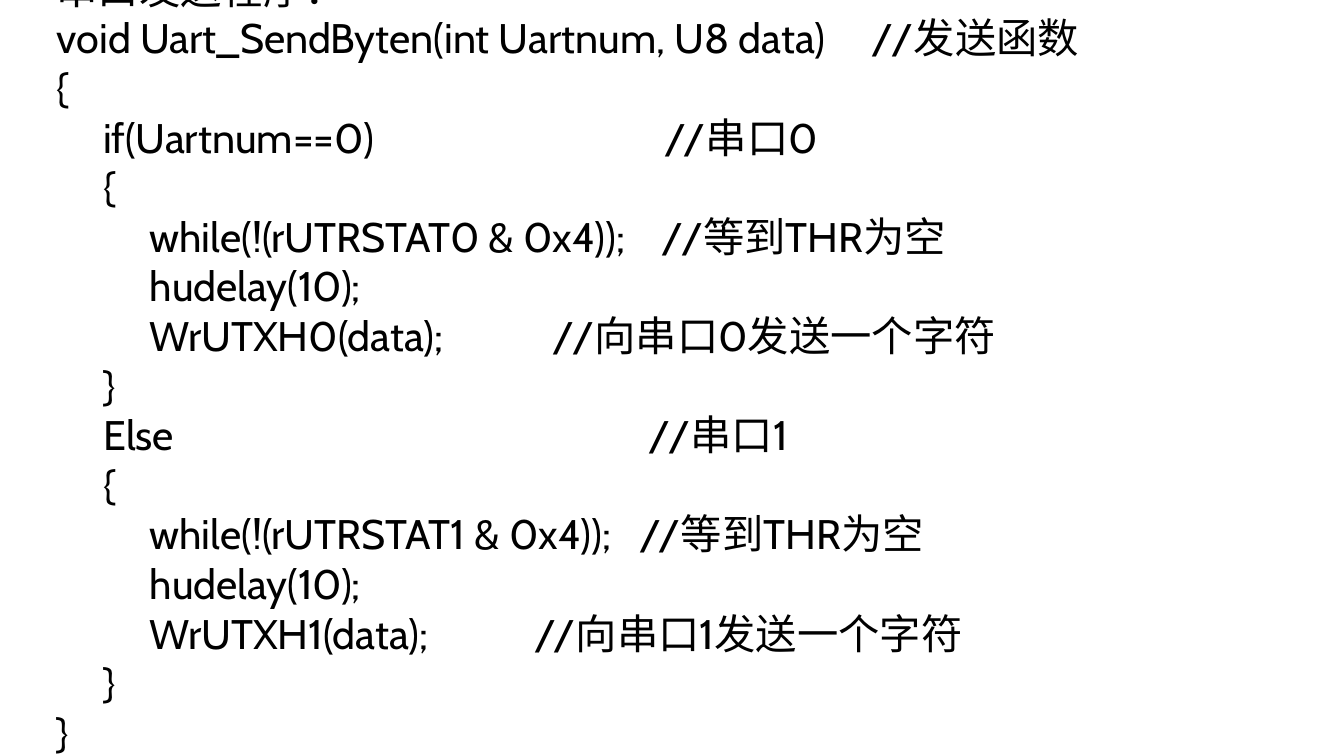
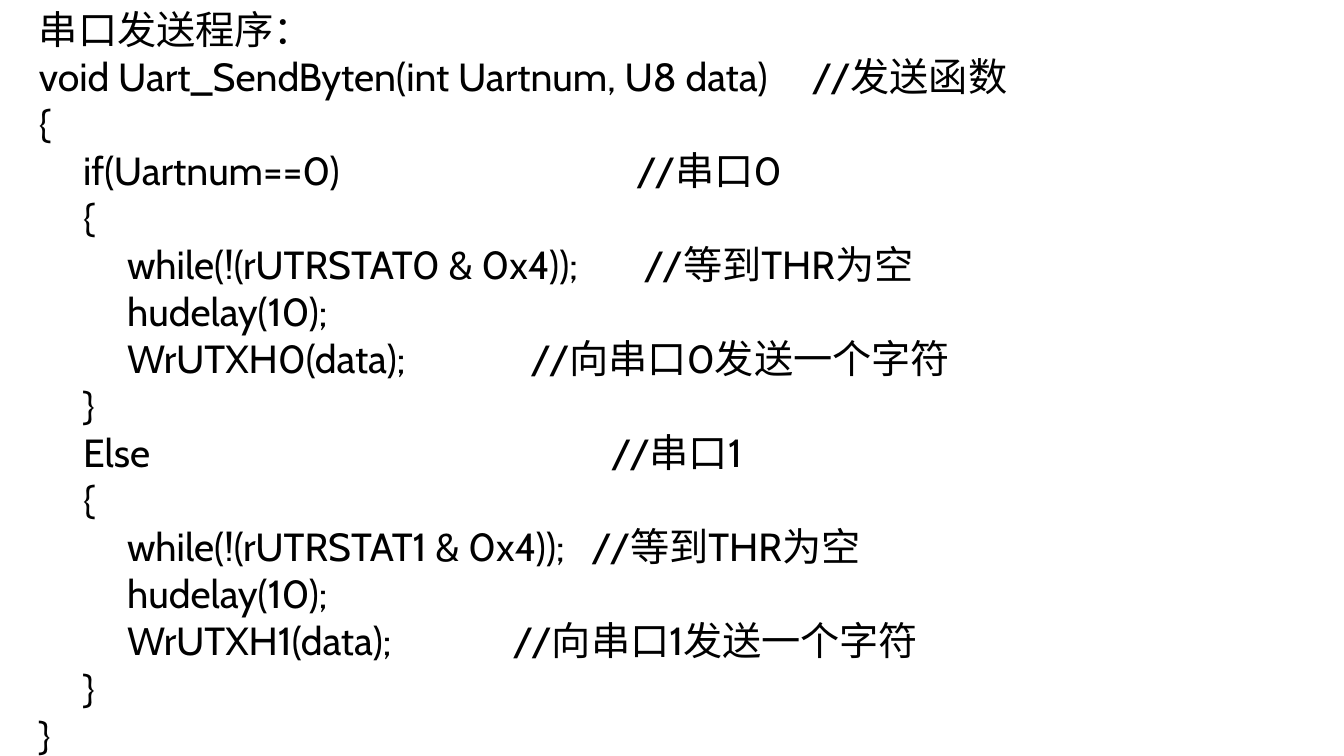
Before and after one commit to Chencao0928/ARM, a slide deck: slide 83 of 第6章 基于S3C2410的硬件结构与接口编程/第6章 基于S3C2410的硬件结构与接口编程.pptx. Drawn at 1344x756 pixels with LibreOffice and Linux fonts; fonts in the diff are those of the drawing; background and template pictures are left out. Boxes give left, top, right and bottom in pixels: in the first picture for what was removed or moved away, otherwise in the second. Text is boxed around its words. In the diff, an @@ line names an element or a change of style, - is before the commit and + after.

```diff
--- a/第6章 基于S3C2410的硬件结构与接口编程/第6章 基于S3C2410的硬件结构与接口编程.pptx
+++ b/第6章 基于S3C2410的硬件结构与接口编程/第6章 基于S3C2410的硬件结构与接口编程.pptx
@@ text "串口发送程序：": place and size @@
-text "串口发送程序：" at (57, 0, 1079, 655)
+text "串口发送程序：" at (39, 11, 1008, 661)
@@ text "串口发送程序：" at (39, 11, 1008, 661): size 29.5 to 28 pt @@
```
Also in this commit, not shown: 40 other slides changed, 1 slide added, 1 slide removed.
